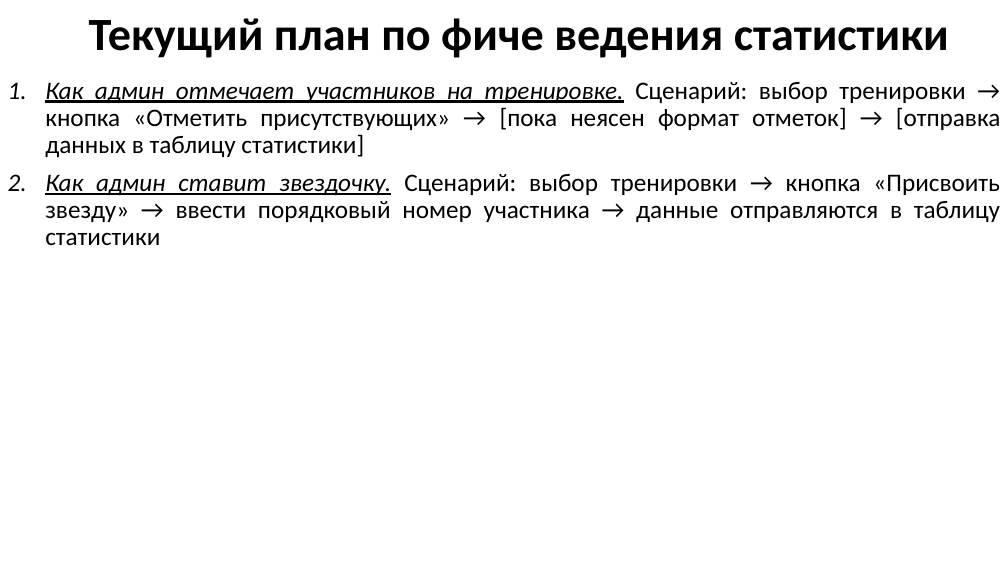
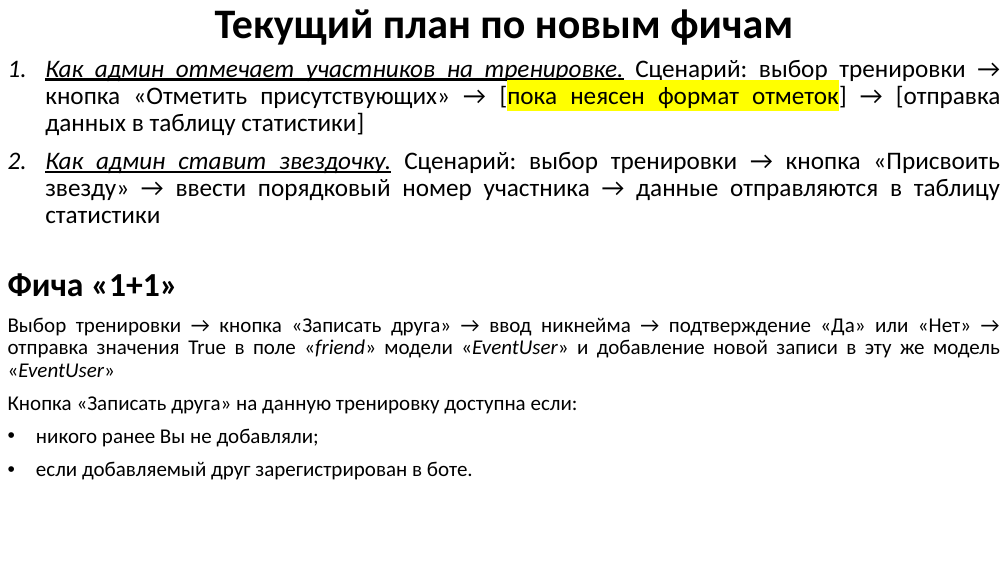
Before and after one commit to SaitBakhteev/New_Baga, a slide deck: slide 1 of plan.pptx. Drawn at 1008x567 pixels with LibreOffice and Linux fonts; fonts in the diff are those of the drawing. Boxes give left, top, right and bottom in pixels: in the first picture for what was removed or moved away, otherwise in the second. Text is boxed around its words. In the diff, an @@ line names an element or a change of style, - is before the commit and + after.

```diff
--- a/plan.pptx
+++ b/plan.pptx
@@ title at (x1=215, y1=9, x2=793, y2=45): text changed; size 44 to 40 pt @@
-Текущий план по фиче ведения статистики
+Текущий план по новым фичам
@@ subtitle "Как админ отмечает участников на ..." moved from (x1=45, y1=82, x2=1000, y2=245) to (x1=45, y1=60, x2=1000, y2=223) @@
@@ subtitle at (x1=45, y1=60, x2=1000, y2=135): highlight none to #FFFF00 in "[пока неясен формат отметок]" @@
@@ text added at (x1=8, y1=273, x2=1000, y2=480), 20 pt, text #000000 @@
+Фича «1+1»
+Выбор тренировки → кнопка «Записать друга» → ввод никнейма → подтверждение «Да» или «Нет» → отправка значения True в поле «friend» модели «EventUser» и добавление новой записи в эту же модель «EventUser»
+Кнопка «Записать друга» на данную тренировку доступна если:
+• никого ранее Вы не добавляли;
+• если добавляемый друг зарегистрирован в боте.
```
Also in this commit, not shown: 2 slides removed.
